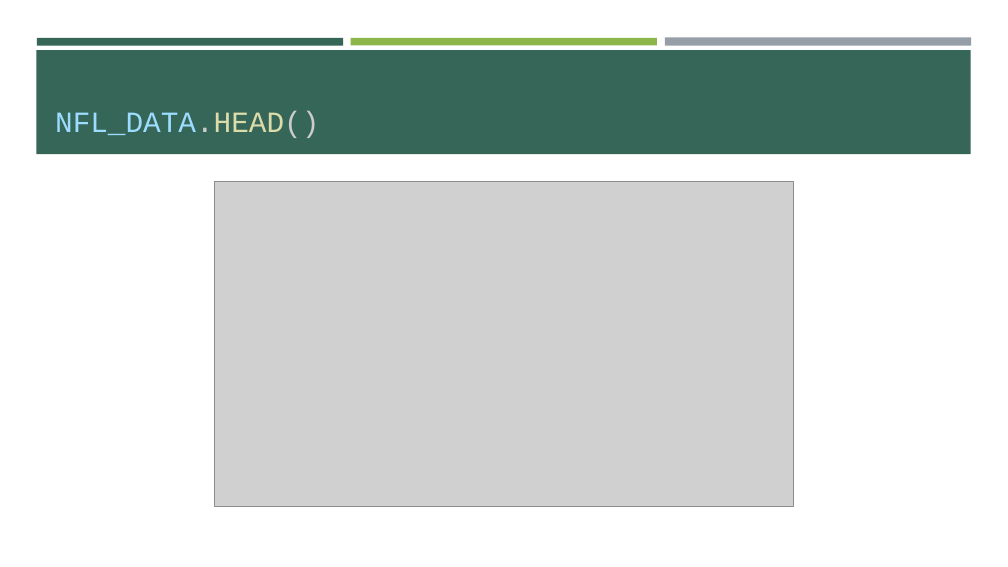
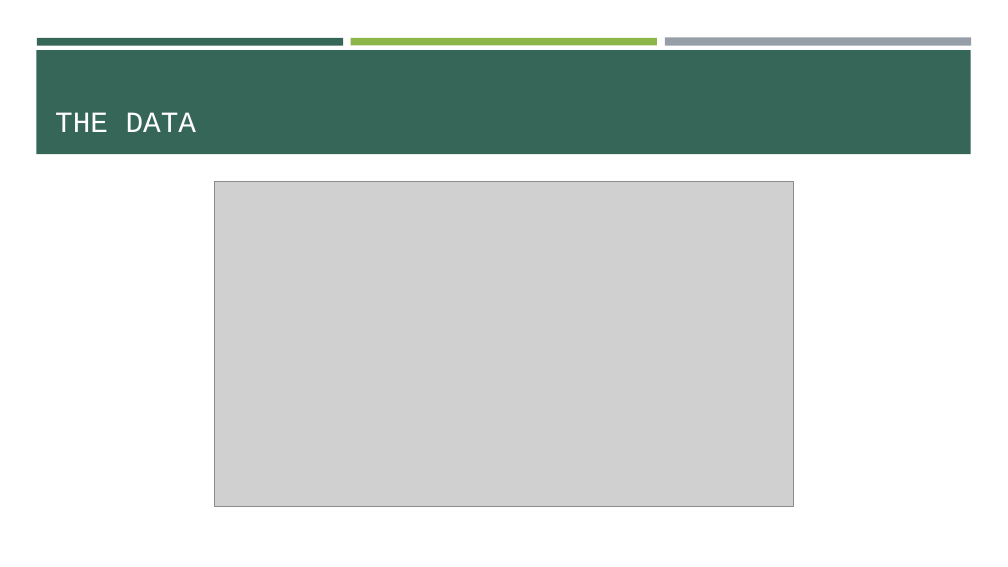
Before and after one commit to haverga/project_04, a slide deck: slide 5 of p4_slides.pptx. Drawn at 1008x567 pixels with LibreOffice and Linux fonts; fonts in the diff are those of the drawing; grey boxes stand for pictures. Boxes give left, top, right and bottom in pixels: in the first picture for what was removed or moved away, otherwise in the second. Text is boxed around its words. In the diff, an @@ line names an element or a change of style, - is before the commit and + after.

```diff
--- a/p4_slides.pptx
+++ b/p4_slides.pptx
@@ title at (x1=55, y1=112, x2=196, y2=132): text changed; text colour #9CDCFE to #FFFFFF @@
-NFL_DATA.HEAD()
+THE DATA
```
Also in this commit, not shown: 1 other slide changed.
